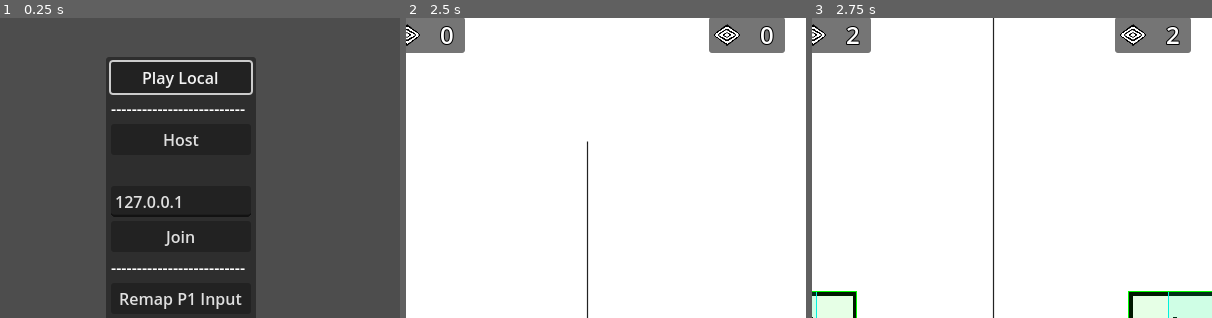
Above: before the commit, frames 1-3 (left to right).
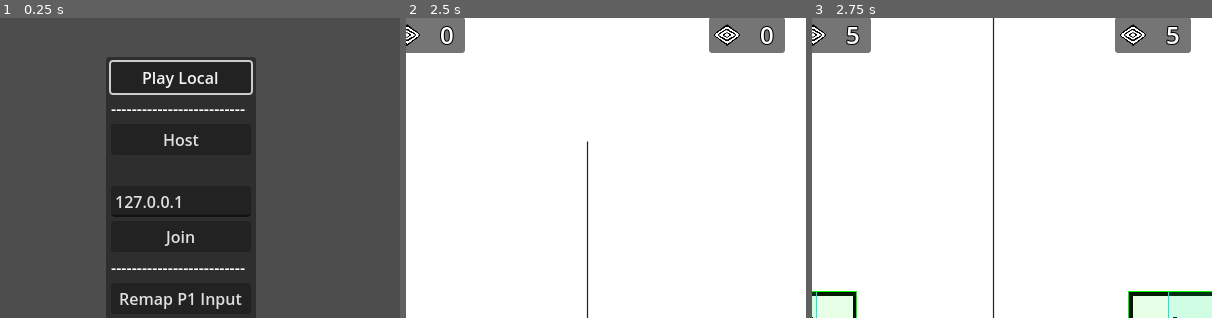
Above: after the commit, the same moments.

Repository: SamBumgardner/spellstrike
Game: Godot game, scene res://network/main.tscn
The game is run twice, just before and just after one commit, with the same random seed, the same clock (stepped at 60 frames per second) and the same inputs.
Inputs (mouse positions are % of the whole screen's width and height, from its top left):
- Up to frame 1 (0.25 s): no input
- Up to frame 2 (2.5 s): click "Play Local" at 0.5 s; tap Enter at 1.25 s; move the mouse to (72, 45) at 1.27 s; hold Up 1.28-2 s; click (72, 45) at 1.42 s; tap Space at 2 s; drag from (30, 55) to (45, 70) at 2.02 s
- Up to frame 3 (2.75 s): no input
The pictures show only the part of the screen within x 27-77%, y 14-64%; the shares and areas given below are measured in that part.

Frames 1-2 are identical in both runs. In frame 3, 0.3% of the frame differs, in the area x 8-92%, y 2-9%.

Commit message:
increase resources, make health bars track new max hp

Diff:
--- a/game/player/Player.gd
+++ b/game/player/Player.gd
@@ -362,8 +362,8 @@
             Input data:%s" % [essential_param, data])
 
     # look up hp value for character:
-    data['hp'] = 100 # placeholder logic for now
-    data['su'] = 2 # placeholder logic
+    data['hp'] = 200 # placeholder logic for now
+    data['su'] = 5 # placeholder logic
 
     # overwrite other params with default values
     const spawn_num_ticks_in_state = 0
--- a/game/ui/HealthTracker.gd
+++ b/game/ui/HealthTracker.gd
@@ -36,6 +36,8 @@
     set(x):
         tracked_player = x
         actual_health = tracked_player.health
+        health_bar.max_value = tracked_player.health
+        health_follow.max_value = tracked_player.health
         health_bar.value = tracked_player.health
         health_follow.value = tracked_player.health
 
